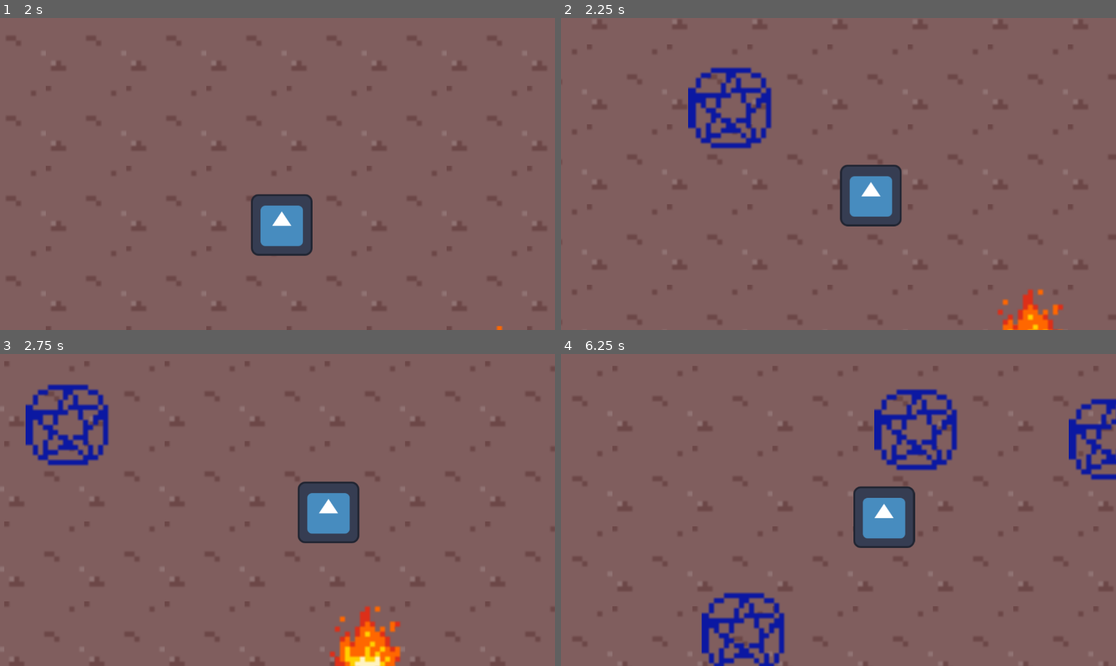
Above: before the commit, frames 1-4 (two rows, left to right).
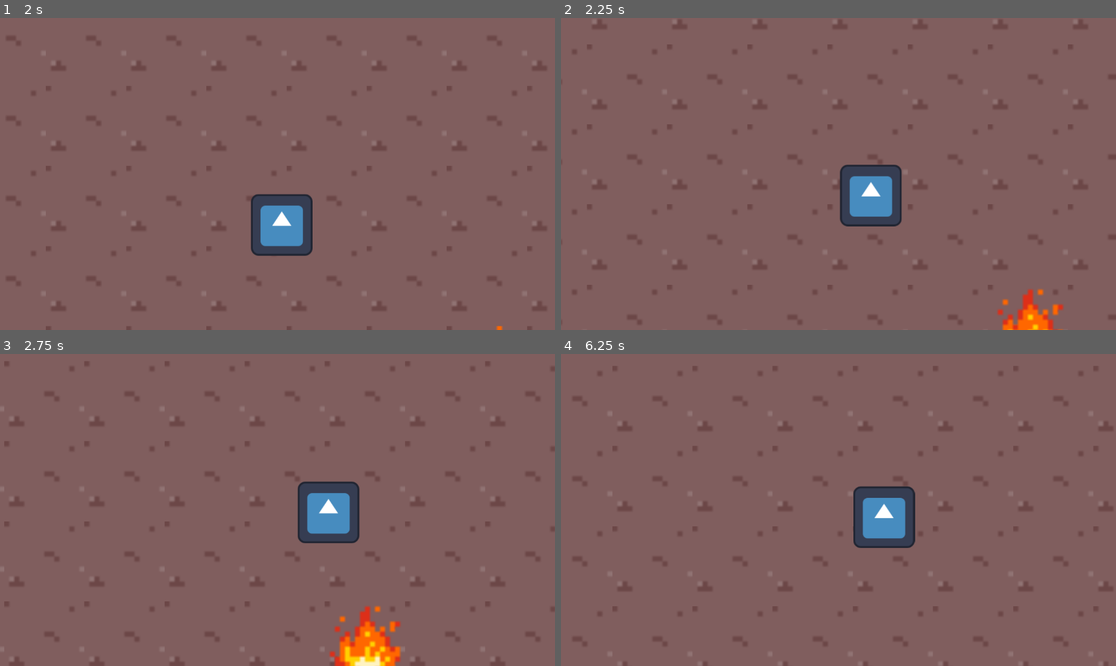
Above: after the commit, the same moments.

Repository: Skyepulse/LudumDare55Matelou
Game: Godot game, scene res://Scenes/mainScene.tscn
Same seed, same stepped clock (60 frames per second), same inputs: the game is played once before the commit and once after it. The engine's default icon, where the game draws it, is replaced by a stand-in: a white triangle on a blue panel in a dark square.
Inputs (mouse positions are in pixels of both pictures, inside the frame that each line leads up to):
- Up to frame 1 (2 s): move the mouse to (399, 158) at 0.52 s; hold D (move_right) 0.53-1.28 s; hold Shift (dash) 0.53-1.28 s; move the mouse to (166, 189) at 1.27 s; hold S (move_down) from 1.28 s (still down); tap E (interact) at 1.35 s
- Up to frame 2 (2.25 s): move the mouse to (894, 105) at 2.02 s; release S (move_down) at 2.03 s; hold D (move_right) from 2.03 s (still down); hold Shift (dash) from 2.03 s (still down)
- Up to frame 3 (2.75 s): keep holding D (move_right); keep holding Shift (dash)
- Up to frame 4 (6.25 s): move the mouse to (810, 572) at 2.77 s; release D (move_right) at 2.78 s; release Shift (dash) at 2.78 s; hold W (move_up) 2.78-3.53 s; tap E (interact) at 2.85, 4.35, 5.85 s; move the mouse to (1005, 556) at 3.52 s; hold Shift (dash) 3.53-4.28 s; hold A (move_left) 3.53-5.03 s; move the mouse to (672, 463) at 4.27 s; move the mouse to (866, 510) at 5.02 s; hold S (move_down) 5.03-5.78 s; hold Shift (dash) 5.03-5.78 s; move the mouse to (755, 432) at 5.77 s; hold D (move_right) from 5.78 s (still down)

Frame 1 is identical in both runs. In frame 2, 2.1% of the frame differs, in the area x 22-38%, y 15-42%; in frame 3, 2.1%; in frame 4, 5.2%, in the area x 25-100%, y 11-100%.

Commit message:
for mael to edit

Diff:
--- a/Scenes/pentagram_scene.tscn
+++ b/Scenes/pentagram_scene.tscn
@@ -11,6 +11,7 @@
 radius = 16.0
 
 [node name="small_pentagram_scene" type="Node2D"]
+scale = Vector2(5.2, 5.2)
 
 [node name="small_pentagram" type="Area2D" parent="."]
 collision_layer = 0
@@ -18,10 +19,8 @@
 script = ExtResource("1_uqxqc")
 
 [node name="Sprite2D" type="Sprite2D" parent="small_pentagram"]
-scale = Vector2(5.2, 5.2)
 texture = SubResource("AtlasTexture_2dlfk")
 
 [node name="CollisionShape2D" type="CollisionShape2D" parent="small_pentagram"]
 visible = false
-scale = Vector2(5.2, 5.2)
 shape = SubResource("CircleShape2D_cc7av")
--- a/Scripts/pentagram.gd
+++ b/Scripts/pentagram.gd
@@ -1,4 +1,7 @@
 extends Area2D
+
+const PENTAGRAM_RADIUS = 16
+const PENTAGRAM_SCALE = 5.2
 
 @onready var sprite : Sprite2D = $Sprite2D
 var tileMap = preload("res://Scenes/map_main_node.tscn")
@@ -6,10 +9,18 @@
 func _ready() -> void:
 	#connect the body and the pentagram
 	body_entered.connect(_on_body_entered)
+	get_parent().scale = Vector2(PENTAGRAM_SCALE,PENTAGRAM_SCALE)
+	get_node("CollisionShape2D").shape.radius = PENTAGRAM_RADIUS
 
 
 func _on_body_entered(body: Node2D) -> void:
 	#when player enters pentagram do something and spin the pentagram away
+	var player := body as CharacterBody2D
+	if not player :
+		get_parent().queue_free()
+		return
+
+	show()
 	var tween = create_tween()
 	tween.tween_property(sprite, "position:y", -20.0, .5)
 	tween.parallel().tween_property(sprite, "rotation_degrees", -360.0, .5)
--- a/Scripts/pentagram_spawner.gd
+++ b/Scripts/pentagram_spawner.gd
@@ -2,6 +2,8 @@
 @onready var time = $Timer
 var frequency = 2.0
 
+const PENTAGRAM_RADIUS = 16
+const PENTAGRAM_SCALE = 5.2
 #to create some pentagrams in the scene
 
 var pentagram = preload("res://Scenes/pentagram_scene.tscn")
@@ -49,9 +51,12 @@
 			#generate random position around player
 		var rand_pos = random_pos(pos,"small")
 
-			#instantiate the pentagram
+
+
+		#instantiate the pentagram
 		var instance = pentagram.instantiate()
 		instance.position = rand_pos
+		instance.hide()
 		add_child(instance)
 	else:
 			#generate random position around player
@@ -59,6 +64,7 @@
 
 			#instantiate the pentagram
 		var instance = big_pentagram.instantiate()
+		instance.hide()
 		instance.position = rand_pos
 		print("intstance big")
 		add_child(instance)
